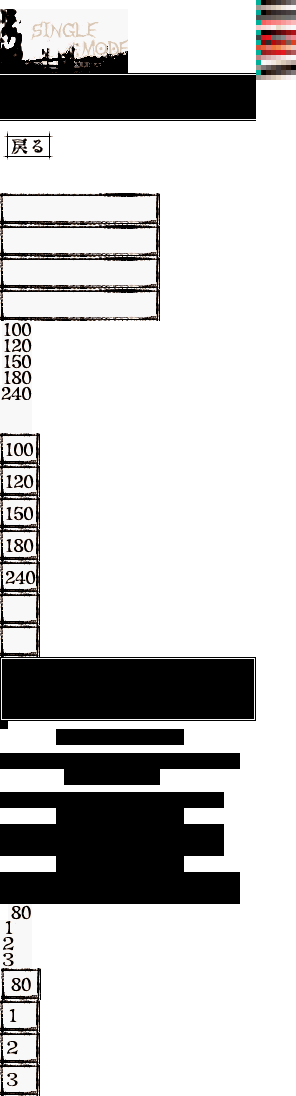
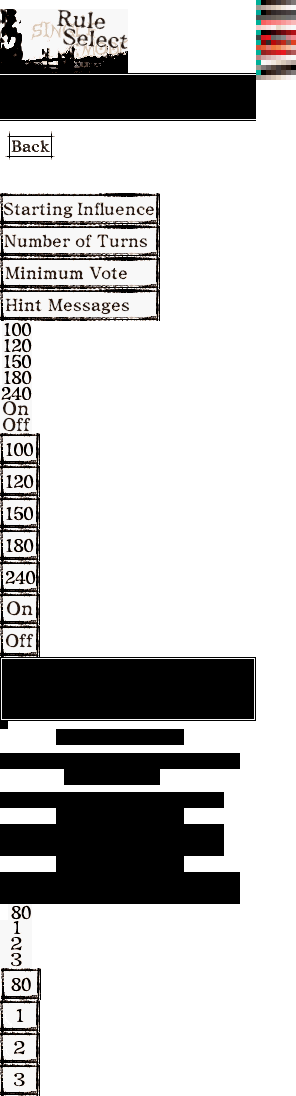
The second 296 × 1096 image is a revision of the first. Changes to its layers:
added layer "Rule ..." above "Layer" over [56, 9, 128, 50]
added layer "Pasted Layer" above "Layer 3" over [2, 131, 154, 1087]
painted on "Layer 3" over [5, 1008, 19, 1087]
painted on "Layer 0" over [3, 131, 53, 1087]
